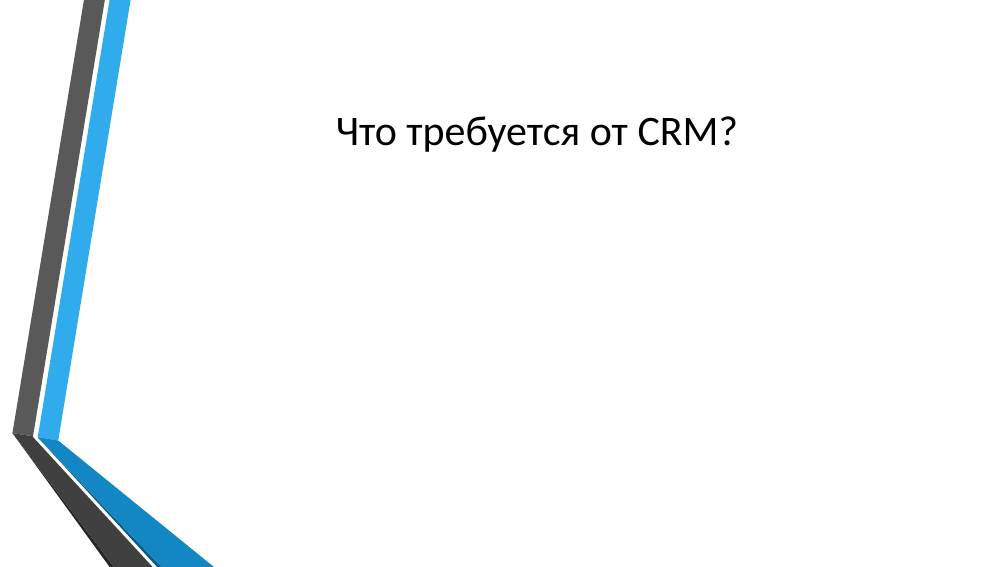
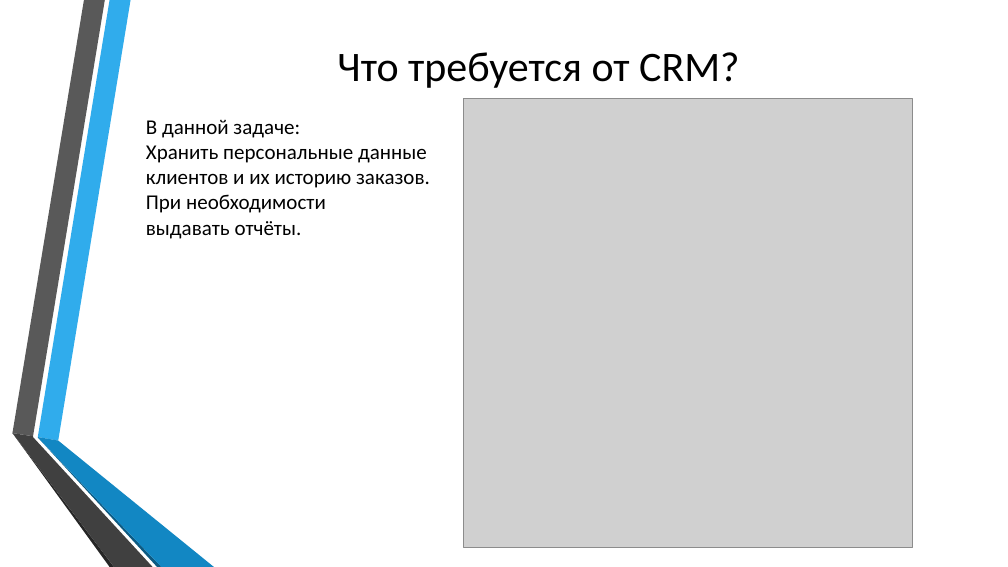
Before and after one commit to DexterIA/CRM, a slide deck: slide 2 of CRM.pptx. Drawn at 1008x567 pixels with LibreOffice and Linux fonts; fonts in the diff are those of the drawing; grey boxes stand for pictures; background and template pictures are left out. Boxes give left, top, right and bottom in pixels: in the first picture for what was removed or moved away, otherwise in the second. Text is boxed around its words. In the diff, an @@ line names an element or a change of style, - is before the commit and + after.

```diff
--- a/CRM.pptx
+++ b/CRM.pptx
@@ title "Что требуется от CRM?": place and size @@
-title "Что требуется от CRM?" at bbox=[336, 116, 738, 152]
+title "Что требуется от CRM?" at bbox=[337, 52, 739, 88]
@@ picture added at bbox=[464, 98, 912, 547] @@
@@ text added at bbox=[146, 120, 430, 239], 20 pt, text #000000 @@
+В данной задаче:
+Хранить персональные данные клиентов и их историю заказов. При необходимости
+выдавать отчёты.
```
Also in this commit, not shown: 3 slides added, 2 slides removed, 1 other file.
